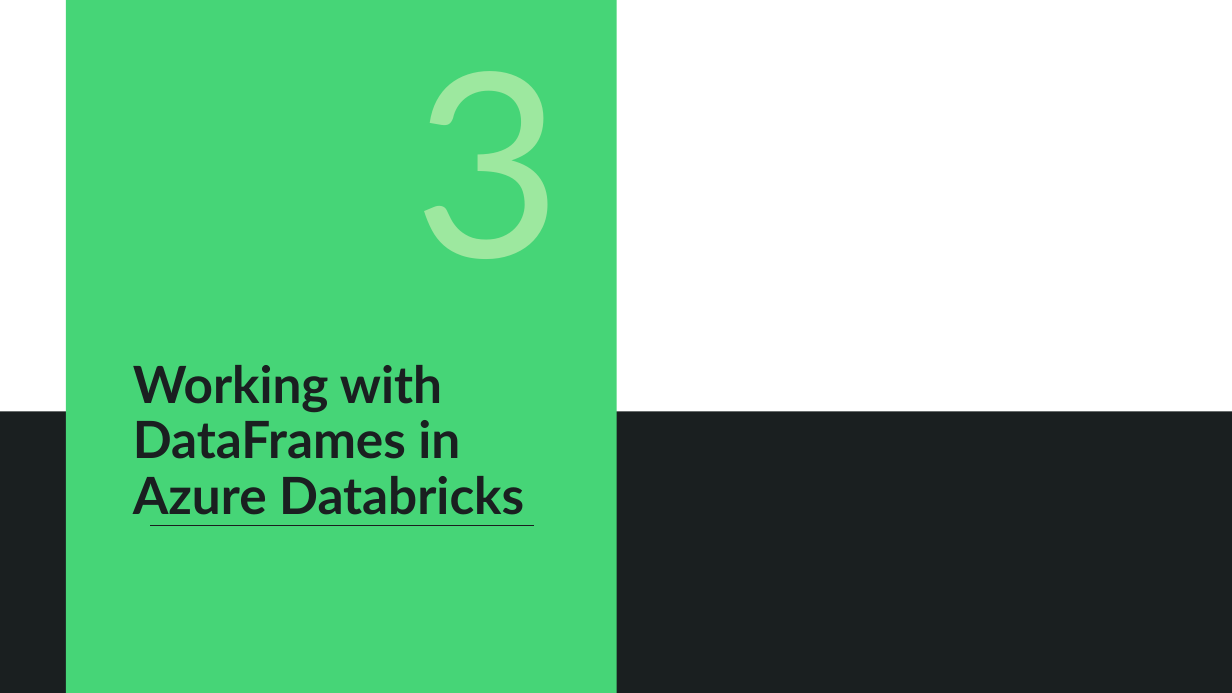
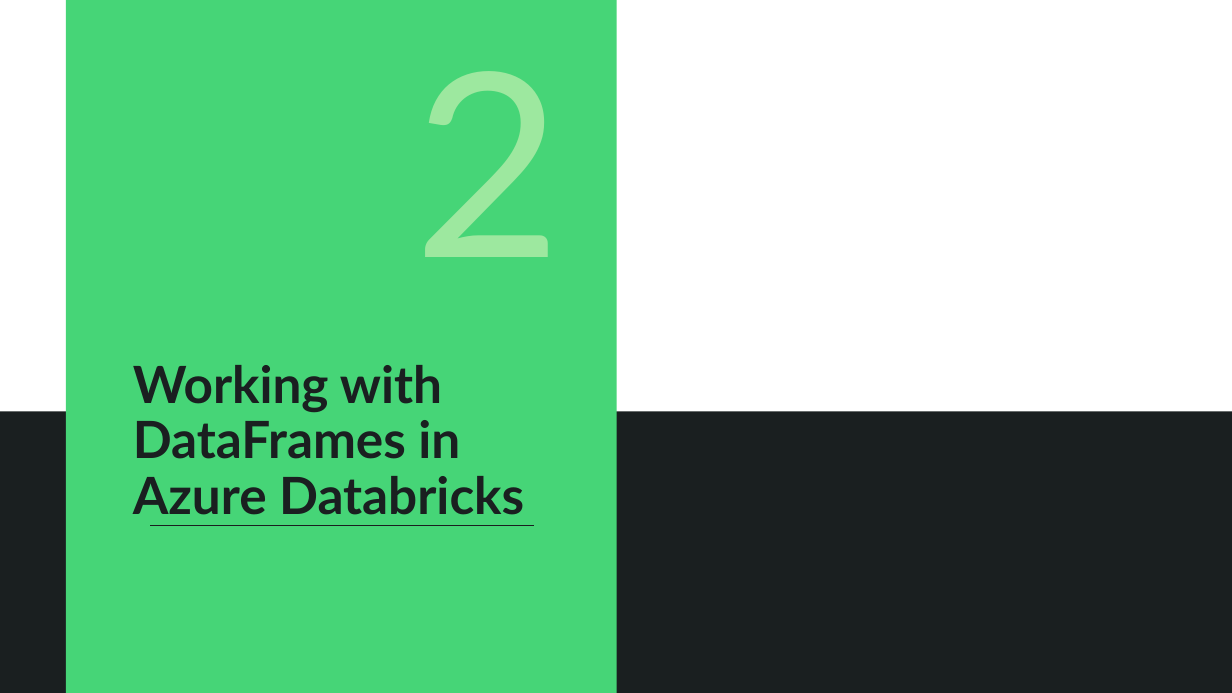
Before and after one commit to solliancenet/azure-data-engineering-conference-workshop-students, a slide deck: slide 13 of 04-Data exploration and transformation in Azure Databricks.pptx. Drawn at 1232x693 pixels with LibreOffice and Linux fonts; fonts in the diff are those of the drawing; background and template pictures are left out. Boxes give left, top, right and bottom in pixels: in the first picture for what was removed or moved away, otherwise in the second. Text is boxed around its words. In the diff, an @@ line names an element or a change of style, - is before the commit and + after.

Commit message:
updating presentations

```diff
--- a/04-Data exploration and transformation in Azure Databricks.pptx
+++ b/04-Data exploration and transformation in Azure Databricks.pptx
@@ text at <box>414,71,563,257</box>: text changed @@
-3
+2
```
Also in this commit, not shown: 6 other slides changed, 1 other file.
